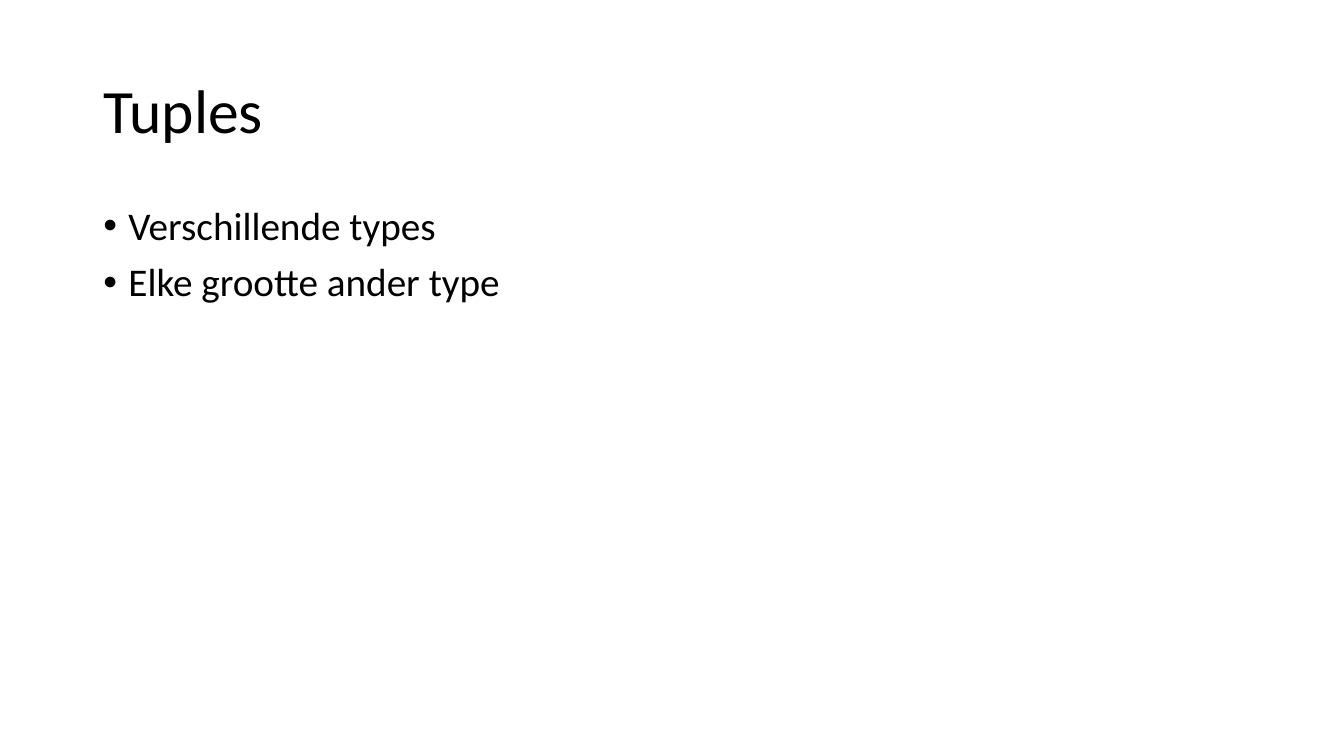
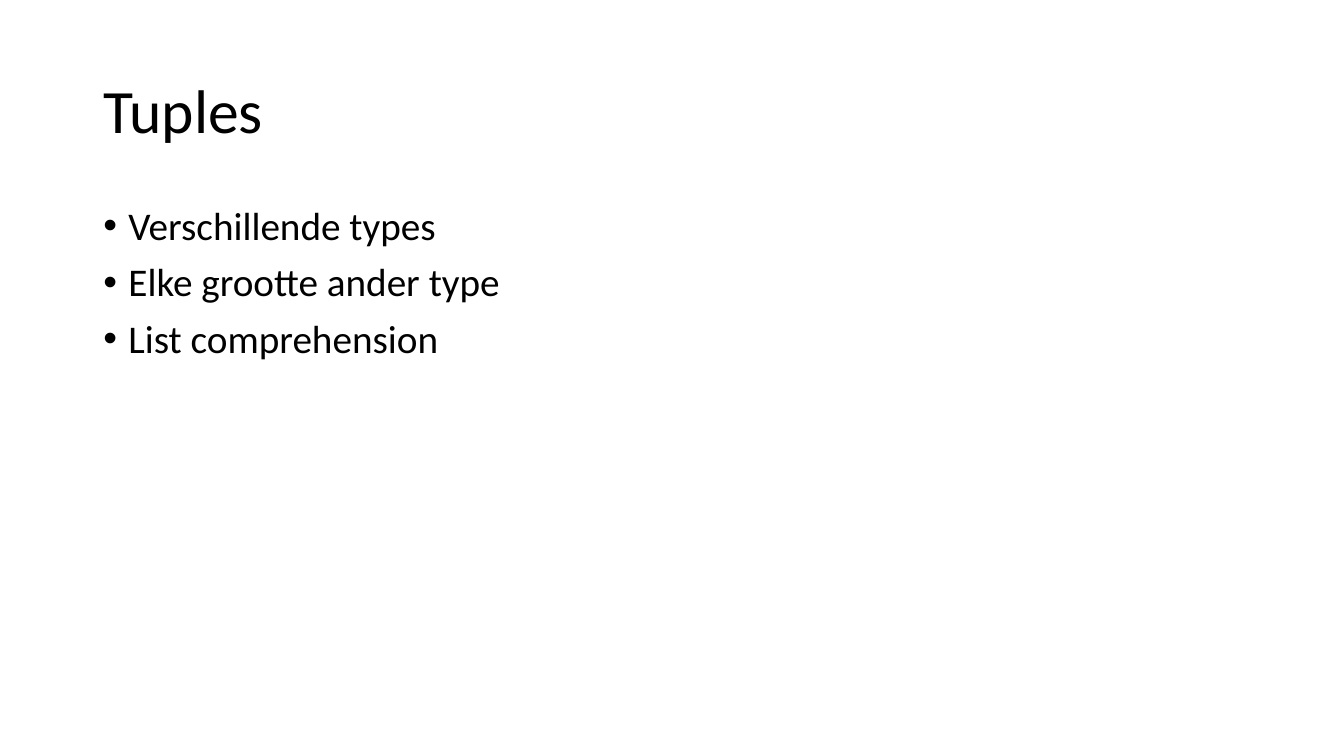
Before and after one commit to ssssssander/new-technology-haskell, a slide deck: slide 5 of haskell.pptx. Drawn at 1344x756 pixels with LibreOffice and Linux fonts; fonts in the diff are those of the drawing; background and template pictures are left out. Boxes give left, top, right and bottom in pixels: in the first picture for what was removed or moved away, otherwise in the second. Text is boxed around its words. In the diff, an @@ line names an element or a change of style, - is before the commit and + after.

```diff
--- a/haskell.pptx
+++ b/haskell.pptx
@@ text at (x1=128, y1=325, x2=438, y2=360): paragraph added @@
+• List comprehension
```
Also in this commit, not shown: 1 other slide changed, 9 other files.
